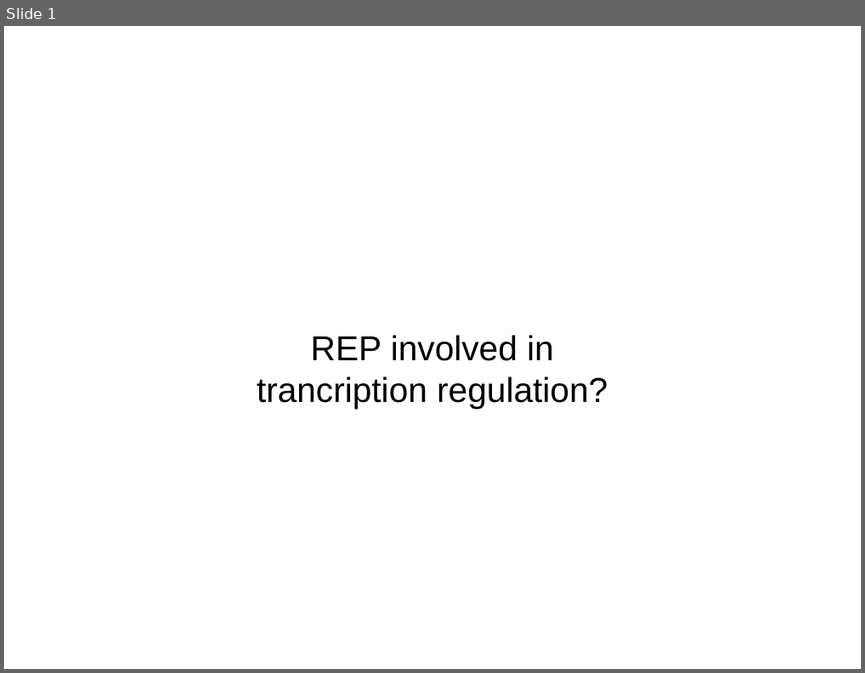
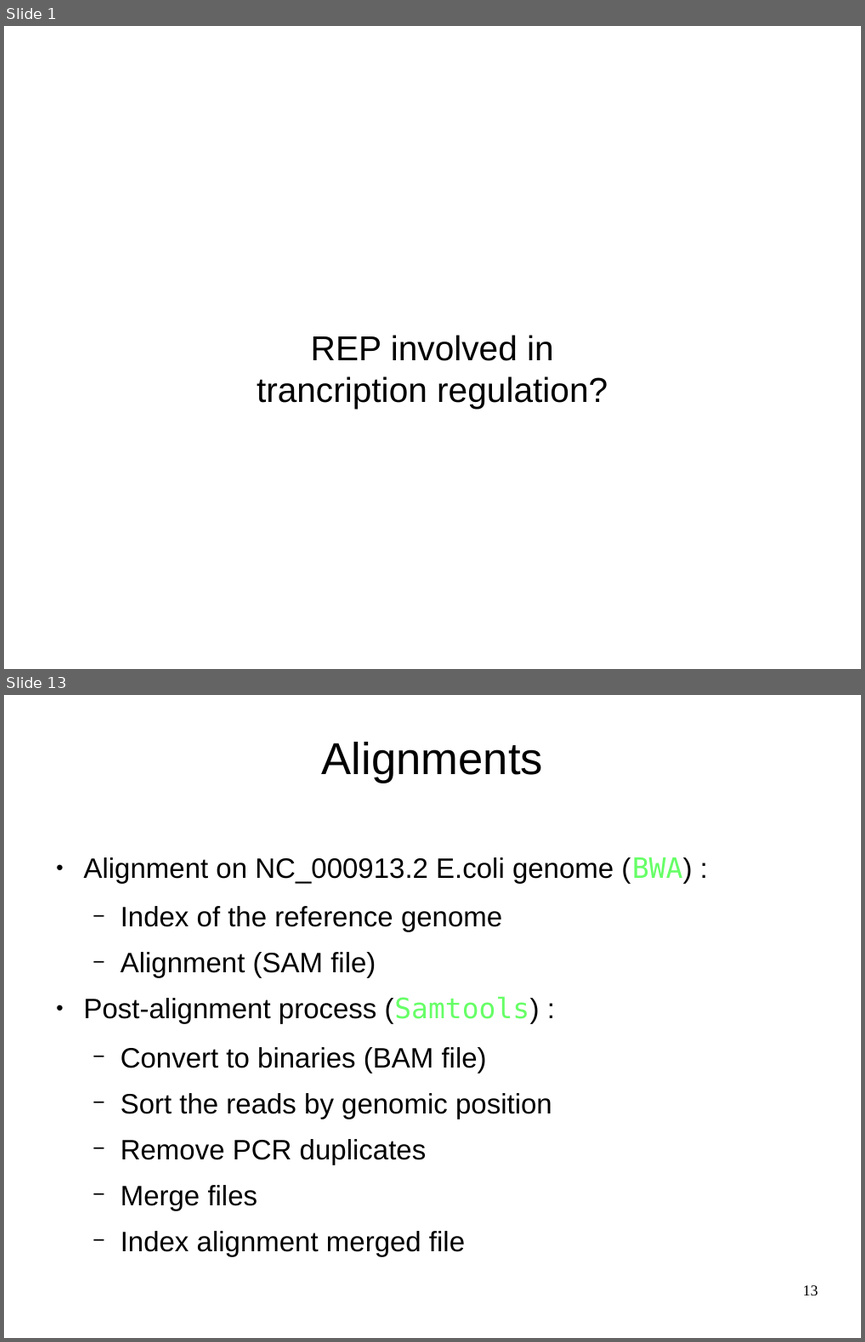
Before and after one commit to mesmeraf/stage_M2, a slide deck: presentation.odp. Shown one above the other, each under a label of ours: slide 1 before the commit, slides 1 and 13 after it; the slides between them are not shown. The pictures are 865x673 and 865x1342 pixels, drawn with LibreOffice and Linux fonts; fonts in the diff are those of the drawing; background and template pictures are left out. Boxes give left, top, right and bottom in pixels: in the first picture for what was removed or moved away, otherwise in the second. Text is boxed around its words. In the diff, an @@ line names an element or a change of style, - is before the commit and + after.

```diff
--- a/presentation.odp
+++ b/presentation.odp
@@ slide 13 added at bbox=[4, 695, 861, 1338], background picture (left out) @@
@@ title added at bbox=[322, 742, 543, 783], 41.4 pt, text #000000 @@
+Alignments
@@ text added at bbox=[84, 857, 692, 1256], 26 pt, text #000000 @@
+● Alignment on NC_000913.2 E.coli genome (BWA) :
+  − Index of the reference genome
+  − Alignment (SAM file)
+● Post-alignment process (Samtools) :
+  − Convert to binaries (BAM file)
+  − Sort the reads by genomic position
+  − Remove PCR duplicates
+  − Merge files
+  − Index alignment merged file
@@ page number added at bbox=[803, 1285, 818, 1295], 14 pt, text #000000 @@
+13
```
Also in this commit, not shown: 4 slides changed, 16 other slides added, 10 other files.
